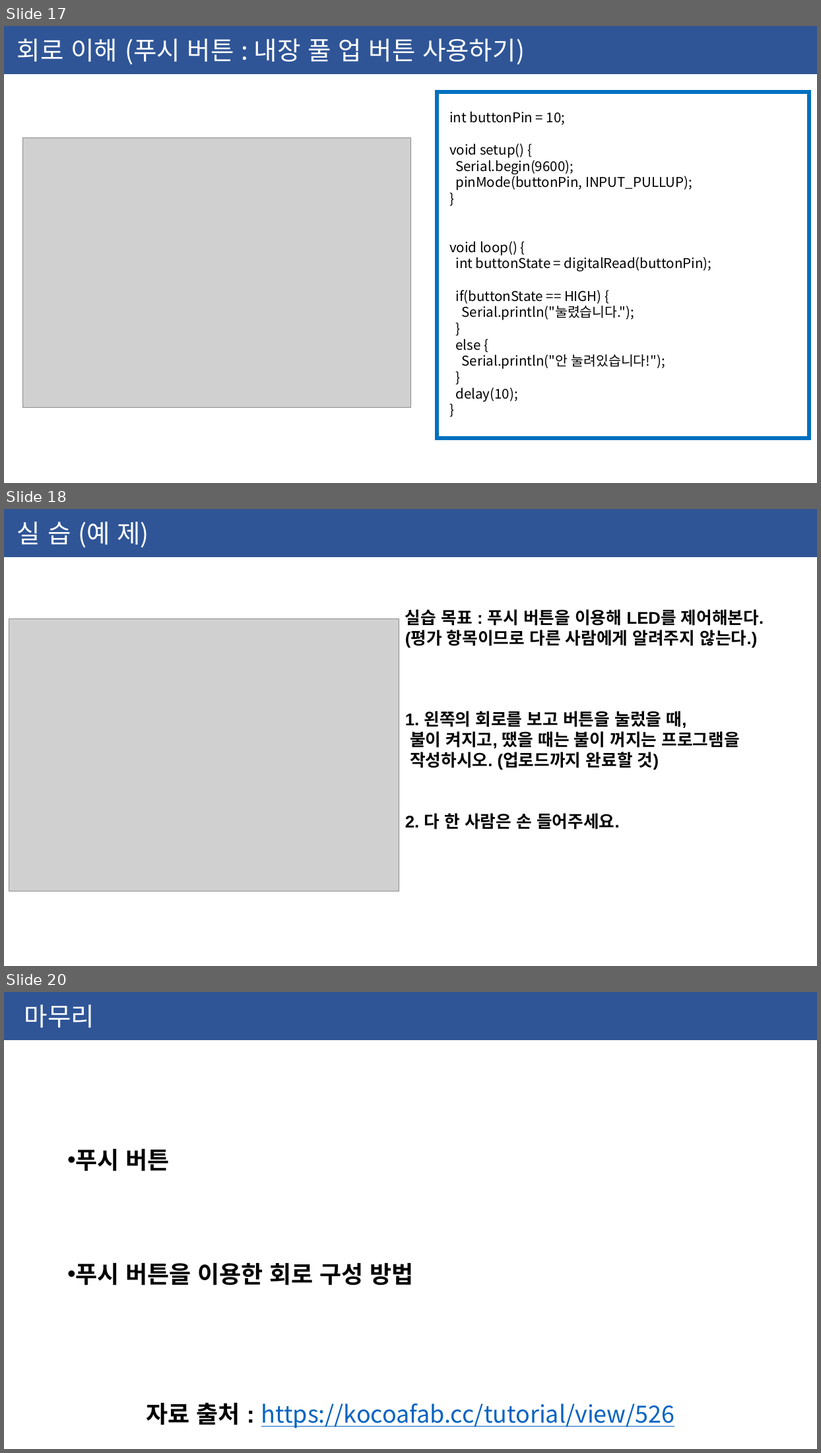
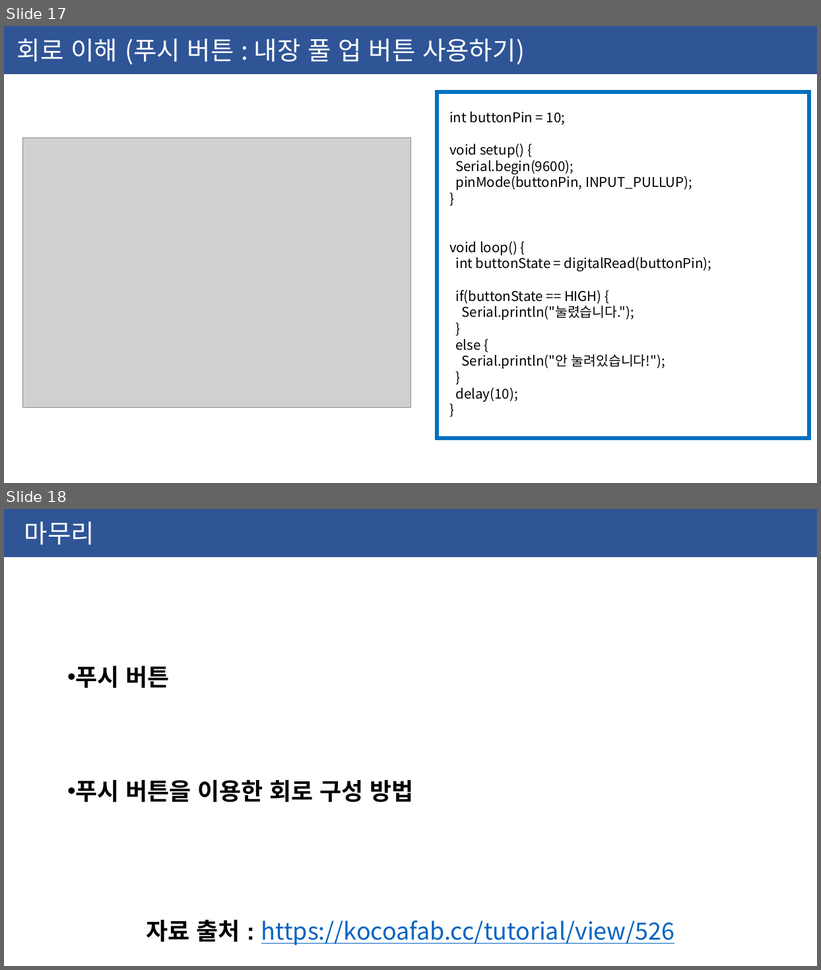
Before and after one commit to ssjf409/2020-yeonsu-highschool, a slide deck: 2020-06-03-연수고.pptx. Shown one above the other, each under a label of ours: slides 17, 18 and 20 before the commit, slides 17 and 18 after it; the slides between them are not shown. The pictures are 821x1453 and 821x970 pixels, drawn with LibreOffice and Linux fonts; fonts in the diff are those of the drawing; grey boxes stand for pictures. Boxes give left, top, right and bottom in pixels: in the first picture for what was removed or moved away, otherwise in the second. Text is boxed around its words. In the diff, an @@ line names an element or a change of style, - is before the commit and + after.

```diff
--- a/2020-06-03-연수고.pptx
+++ b/2020-06-03-연수고.pptx
@@ slide 18 removed at [4,509,817,966], background #FFFFFF @@
@@ rectangle removed at [4,509,817,557] @@
-실 습 (예 제)
@@ picture removed at [9,619,399,891] @@
@@ text removed at [405,609,764,830] @@
-실습 목표 : 푸시 버튼을 이용해 LED를 제어해본다.
-(평가 항목이므로 다른 사람에게 알려주지 않는다.)
-1. 왼쪽의 회로를 보고 버튼을 눌렀을 때,
-불이 켜지고, 땠을 때는 불이 꺼지는 프로그램을
-작성하시오. (업로드까지 완료할 것)
-2. 다 한 사람은 손 들어주세요.
@@ what was slide 20 is now slide 18 @@
```
Also in this commit, not shown: 1 other slide removed.
